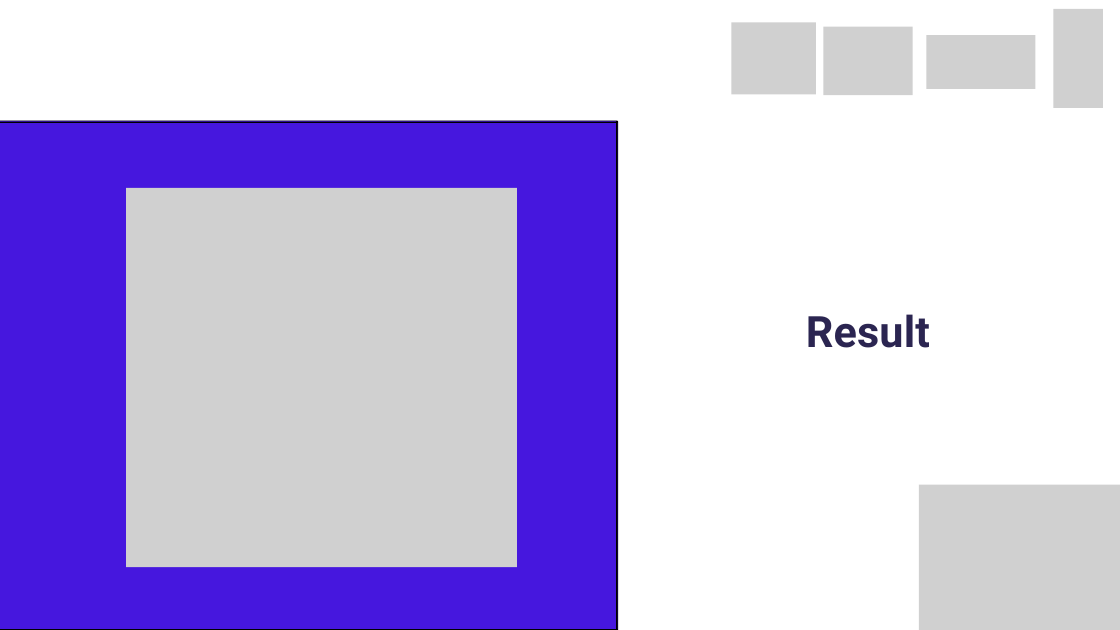
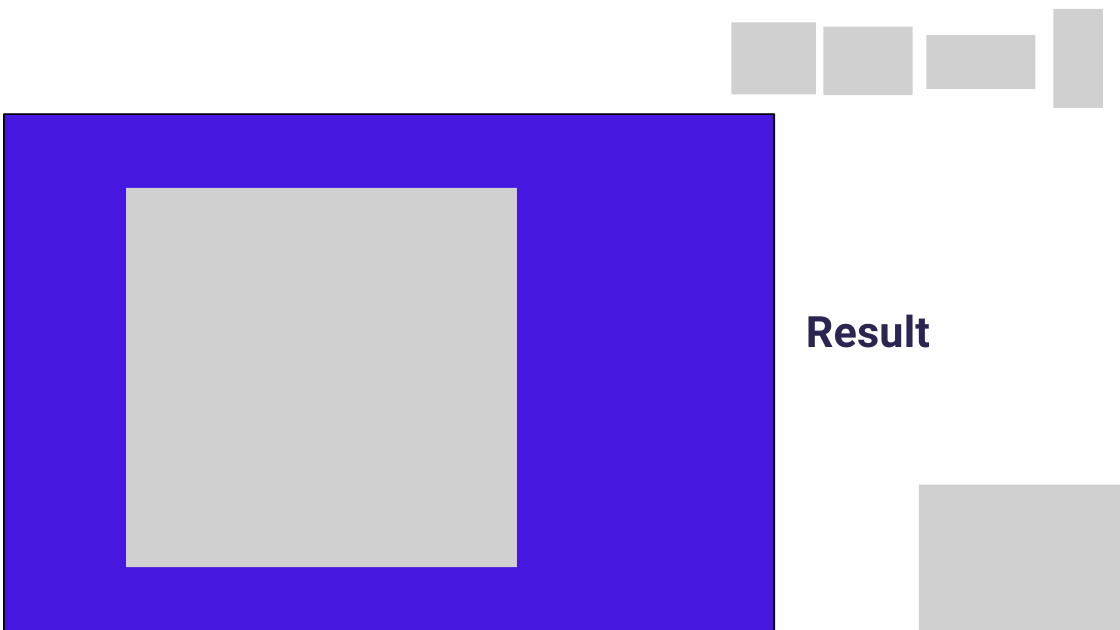
Before and after one commit to edasaruhan/FTL_Myanmar_Gr12, a slide deck: slide 13 of Final Presentation/Frontier_Tech_Leaders_ Programme_Capstone_Group12.pptx.pptx. Drawn at 1120x630 pixels with LibreOffice and Linux fonts; fonts in the diff are those of the drawing; grey boxes stand for pictures. Boxes give left, top, right and bottom in pixels: in the first picture for what was removed or moved away, otherwise in the second. Text is boxed around its words. In the diff, an @@ line names an element or a change of style, - is before the commit and + after.

```diff
--- a/Final Presentation/Frontier_Tech_Leaders_ Programme_Capstone_Group12.pptx.pptx
+++ b/Final Presentation/Frontier_Tech_Leaders_ Programme_Capstone_Group12.pptx.pptx
@@ freeform shape: place and size @@
-freeform shape at [0, 121, 618, 630]
+freeform shape at [3, 114, 774, 630]
@@ freeform shape: place and size @@
-freeform shape at [0, 122, 617, 630]
+freeform shape at [4, 114, 774, 630]
```
Also in this commit, not shown: 17 other slides changed, 1 other file.
